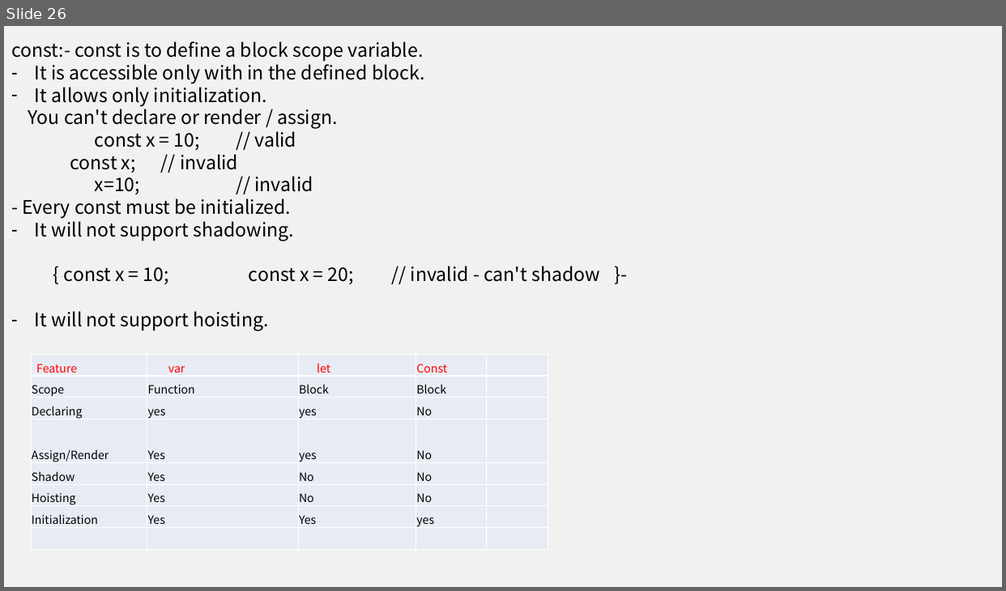
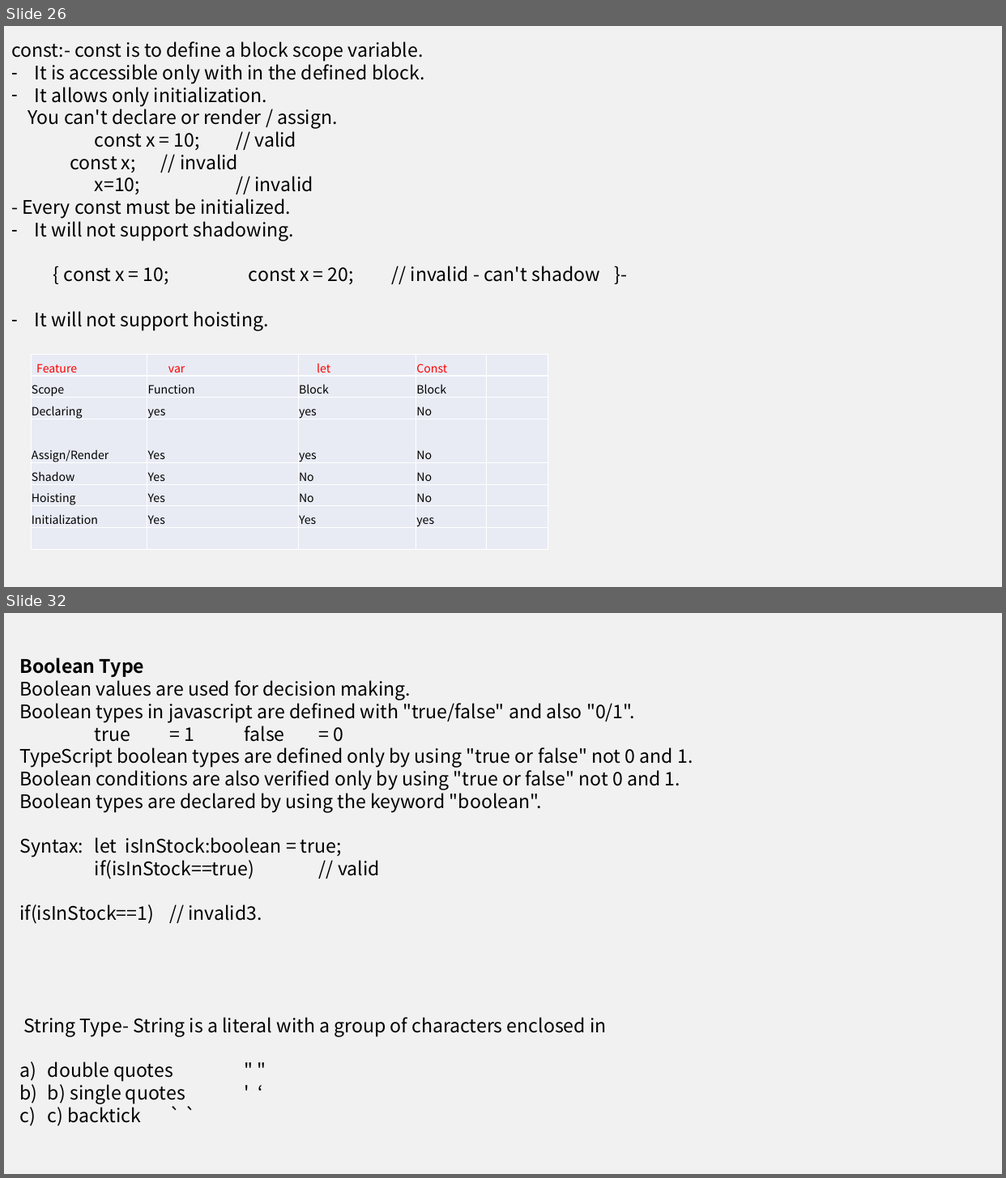
Before and after one commit to vamsisandeep143/AngularCodebaseFebbatch, a slide deck: Angular Training 1.pptx. Shown one above the other, each under a label of ours: slide 26 before the commit, slides 26 and 32 after it; the slides between them are not shown. The pictures are 1006x591 and 1006x1178 pixels, drawn with LibreOffice and Linux fonts; fonts in the diff are those of the drawing. Boxes give left, top, right and bottom in pixels: in the first picture for what was removed or moved away, otherwise in the second. Text is boxed around its words. In the diff, an @@ line names an element or a change of style, - is before the commit and + after.

```diff
--- a/Angular Training 1.pptx
+++ b/Angular Training 1.pptx
@@ slide 32 added at [4,613,1002,1174], background #F2F1F1 @@
@@ text added at [19,658,692,1127], 18 pt, text #000000 @@
+Boolean Type
+Boolean values are used for decision making.
+Boolean types in javascript are defined with "true/false" and also "0/1".
+true = 1 false = 0
+TypeScript boolean types are defined only by using "true or false" not 0 and 1.
+Boolean conditions are also verified only by using "true or false" not 0 and 1.
+Boolean types are declared by using the keyword "boolean".
+Syntax: let isInStock:boolean = true;
+if(isInStock==true) // valid
+if(isInStock==1) // invalid3.
+String Type- String is a literal with a group of characters enclosed in
+a) double quotes " "
+b) b) single quotes ' ‘
+c) c) backtick ` `
```
Also in this commit, not shown: 1 slide changed, 9 other slides added.
